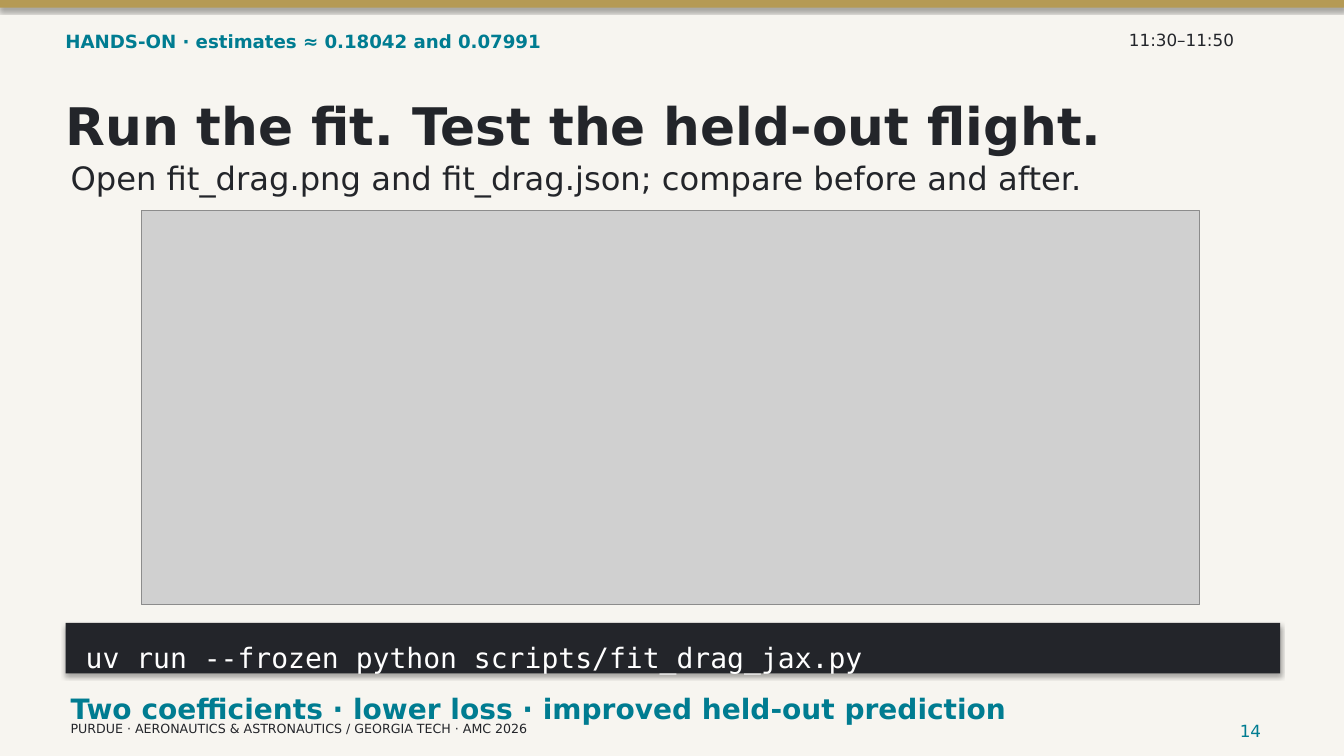
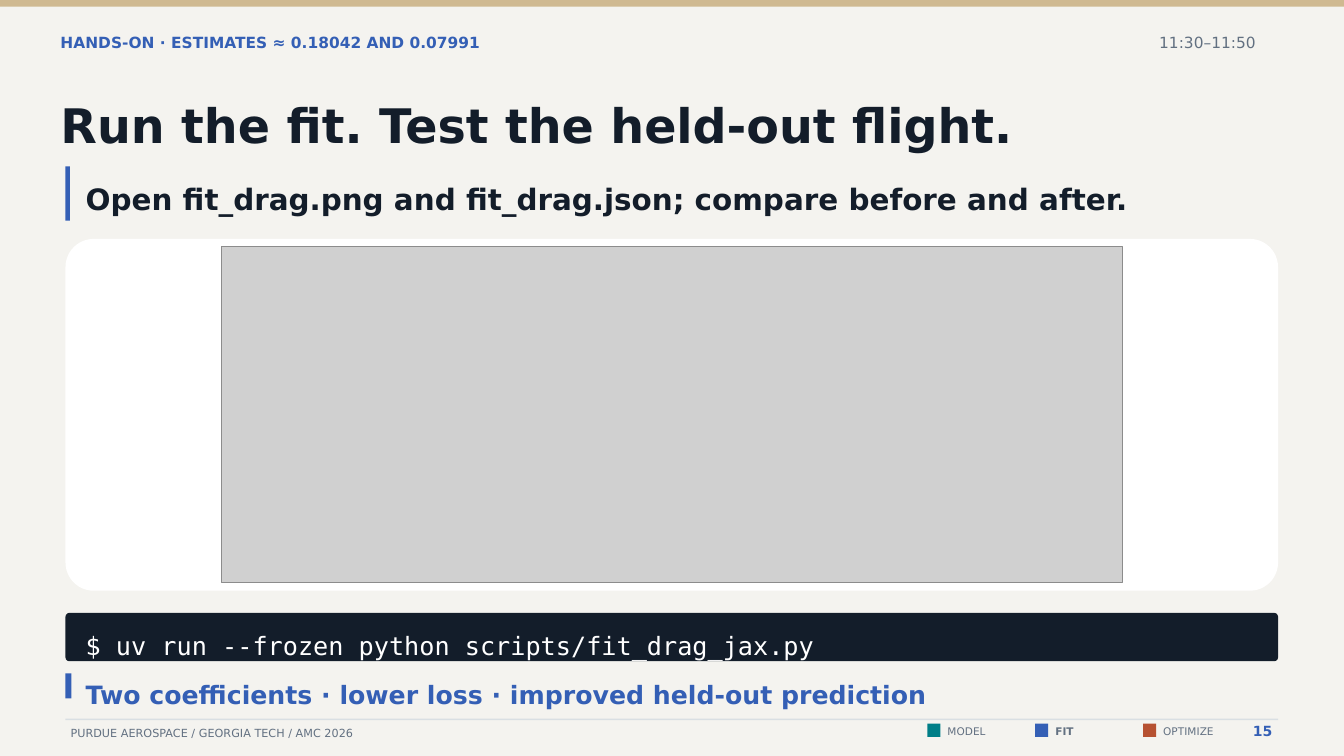
Before and after one commit to CogniPilot/rumoca-workshop, a slide deck: slide 15 of slides/workshop.pptx (slide 14 before the commit). Drawn at 1344x756 pixels with LibreOffice and Linux fonts; fonts in the diff are those of the drawing; grey boxes stand for pictures. Boxes give left, top, right and bottom in pixels: in the first picture for what was removed or moved away, otherwise in the second. Text is boxed around its words. In the diff, an @@ line names an element or a change of style, - is before the commit and + after.

Commit message:
Connect the workshop to interactive models, extensible backends and tested cloud tools

```diff
--- a/slides/workshop.pptx
+++ b/slides/workshop.pptx
@@ background #F7F5F0 to #F4F3EF @@
@@ rectangle at (0,0,1344,7): fill #B59A55 to #CFB991; shadow off @@
@@ text "11:30–11:50": place and size @@
-text "11:30–11:50" at (1129,33,1234,47)
+text "11:30–11:50" at (1159,36,1256,48)
@@ text "11:30–11:50" at (1159,36,1256,48): size 12 to 11 pt, text colour #23252A to #627081 @@
@@ text at (60,36,480,48): text changed; size 13 to 11 pt; text colour #007C91 to #345FB5 @@
-HANDS-ON · estimates ≈ 0.18042 and 0.07991
+HANDS-ON · ESTIMATES ≈ 0.18042 AND 0.07991
@@ text "Run the fit. Test the ..." at (60,107,1012,154): size 37 to 34 pt, text colour #23252A to #131D2A @@
@@ rectangle added at (66,166,70,221), fill #345FB5 @@
@@ text "Open fit_drag.png and fit_drag.json; compare ...": place and size @@
-text "Open fit_drag.png and fit_drag.json; compare ..." at (71,165,1081,197)
+text "Open fit_drag.png and fit_drag.json; compare ..." at (86,187,1127,216)
@@ text "Open fit_drag.png and fit_drag.json; compare ..." at (86,187,1127,216): size 23 to 21 pt, text colour #23252A to #131D2A, bold on @@
@@ rounded rectangle added at (66,239,1278,591), fill #FFFFFF @@
@@ picture: place and size @@
-picture at (141,211,1200,605)
+picture at (222,247,1122,583)
@@ rounded rectangle added at (66,613,1278,661), fill #131D2A @@
@@ text at (116,636,814,661): text changed; size 20 to 18 pt @@
-uv run --frozen python scripts/fit_drag_jax.py
+$ uv run --frozen python scripts/fit_drag_jax.py
@@ rectangle added at (66,674,72,699), fill #345FB5 @@
@@ text "Two coefficients · lower loss ...": place and size @@
-text "Two coefficients · lower loss ..." at (71,697,1006,725)
+text "Two coefficients · lower loss ..." at (86,685,926,710)
@@ text "Two coefficients · lower loss ..." at (86,685,926,710): size 20 to 18 pt, text colour #007C91 to #345FB5 @@
@@ rectangle: place and size @@
-rectangle at (66,623,1280,674)
+rectangle at (66,719,1278,720)
@@ rectangle at (66,719,1278,720): fill #23252A to #D9DFE3; shadow off @@
@@ text at (71,728,353,737): text changed; size 9 to 8 pt; text colour #23252A to #627081 @@
-PURDUE · AERONAUTICS & ASTRONAUTICS / GEORGIA TECH · AMC 2026
+PURDUE AEROSPACE / GEORGIA TECH / AMC 2026
@@ rectangle added at (928,724,941,737), fill #007E87 @@
@@ text added at (947,727,985,735), 7.5 pt, text #627081 @@
+MODEL
@@ rectangle added at (1035,724,1049,737), fill #345FB5 @@
@@ text added at (1055,727,1073,735), 7.5 pt, text #627081, bold @@
+FIT
@@ rectangle added at (1143,724,1156,737), fill #B65131 @@
@@ text added at (1163,727,1213,735), 7.5 pt, text #627081 @@
+OPTIMIZE
@@ text removed at (1240,724,1261,737) @@
-14
@@ text added at (1253,726,1272,736), 10 pt, text #345FB5, bold @@
+15
```
Also in this commit, not shown: 20 other slides changed, 7 slides added, 5 slides removed, 53 other files.
